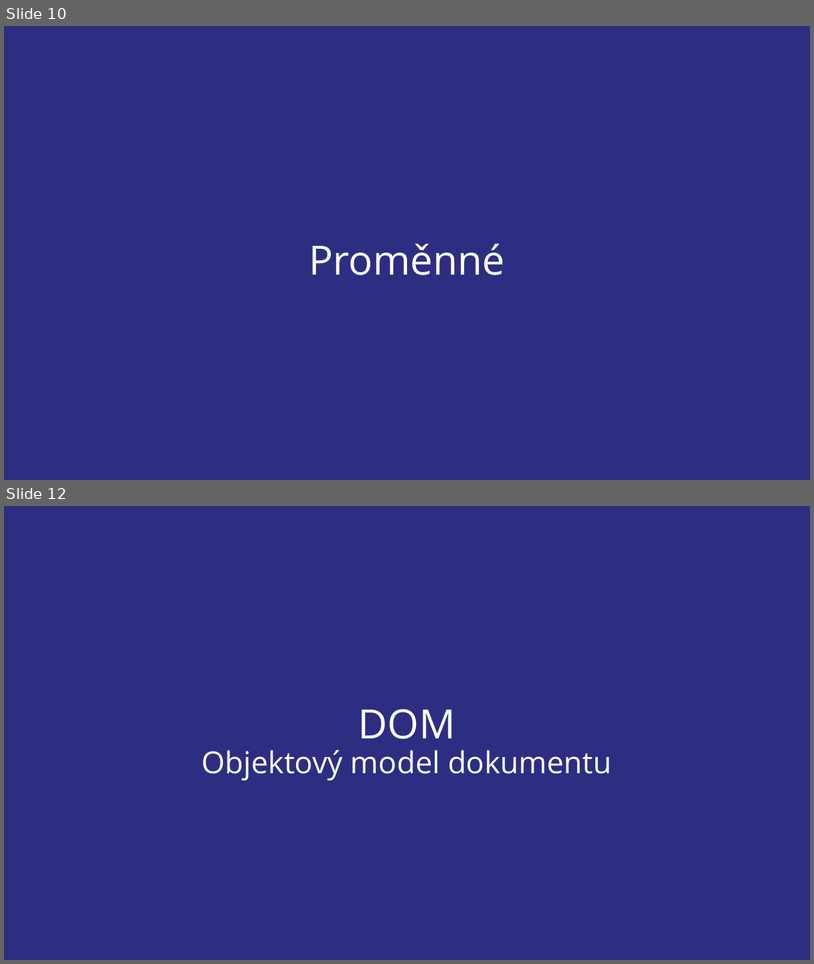
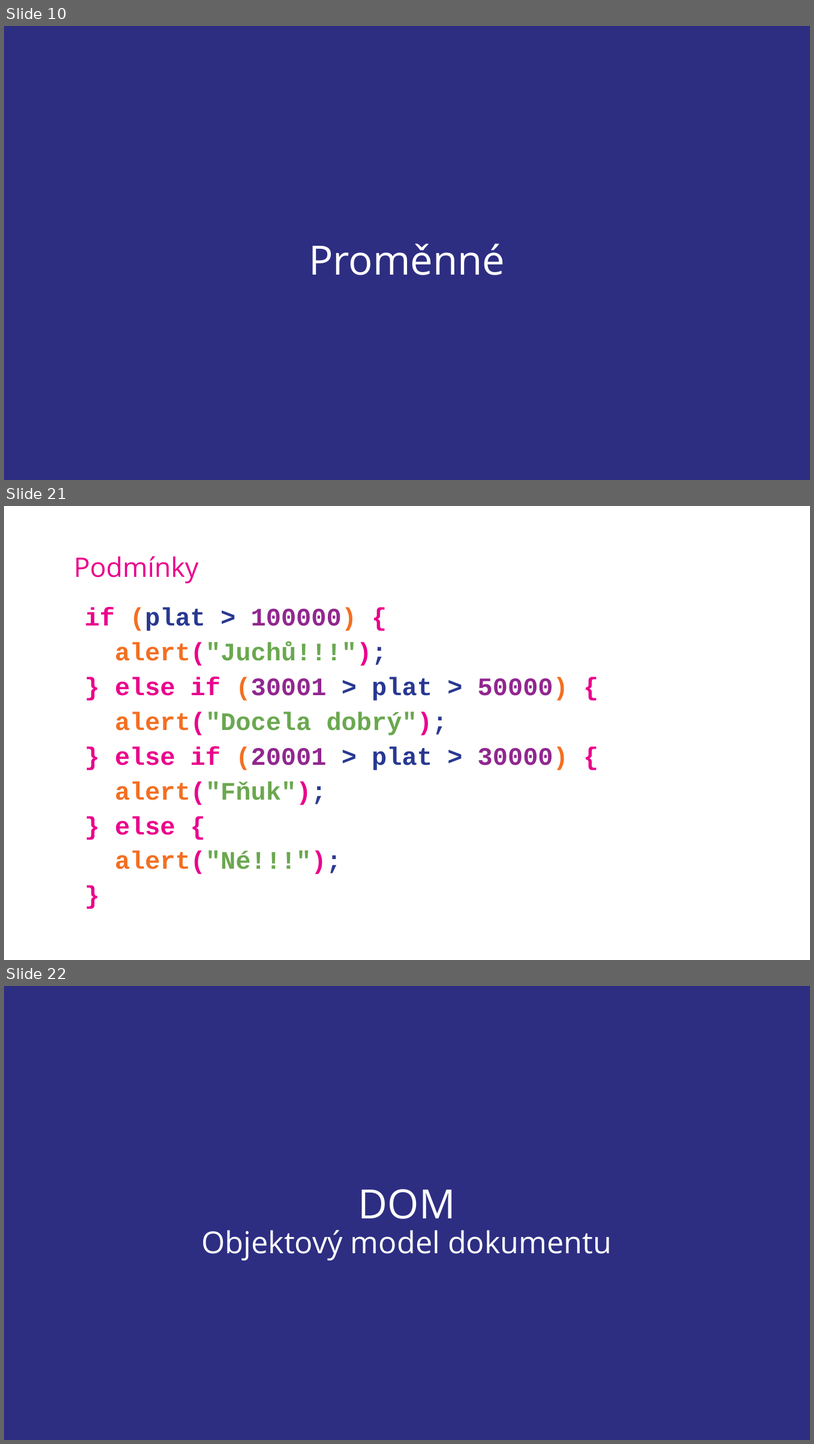
Before and after one commit to SimonB87/LetniSkola2020JS, a slide deck: JS-SB-LetnIskola2020.pptx. Shown one above the other, each under a label of ours: slides 10 and 12 before the commit, slides 10, 21 and 22 after it; the slides between them are not shown. The pictures are 814x964 and 814x1444 pixels, drawn with LibreOffice and Linux fonts; fonts in the diff are those of the drawing; background and template pictures are left out. Boxes give left, top, right and bottom in pixels: in the first picture for what was removed or moved away, otherwise in the second. Text is boxed around its words. In the diff, an @@ line names an element or a change of style, - is before the commit and + after.

```diff
--- a/JS-SB-LetnIskola2020.pptx
+++ b/JS-SB-LetnIskola2020.pptx
@@ slide 21 added at <box>4,506,810,960</box>, background picture (left out) @@
@@ title added at <box>74,556,198,583</box>, 32 pt, text #EB008B @@
+Podmínky
@@ text added at <box>84,607,569,874</box>, 30 pt, text #6AA84F, bold @@
+if (plat > 100000) {
+alert("Juchů!!!");
+} else if (30001 > plat > 50000) {
+alert("Docela dobrý");
+} else if (20001 > plat > 30000) {
+alert("Fňuk");
+} else {
+alert("Né!!!");
+}
@@ what was slide 12 is now slide 22 @@
```
Also in this commit, not shown: 2 slides changed, 9 other slides added.
